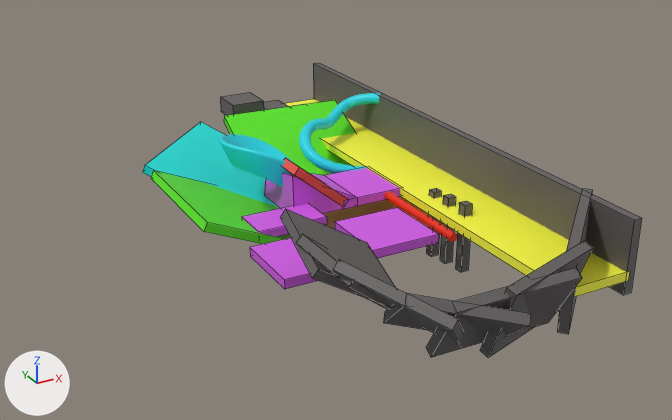
The Blender file assets/level0.blend: old version first, new version second.
Both versions are drawn from a 50 mm lens placed at (-102.0, -172.9, 82.7), pointed at (-13.0, -11.0, 1.8). Every picture has the same lights, and +X, +Y and +Z are marked at lower left. Mesh edges are drawn as thin lines on the coarser meshes.
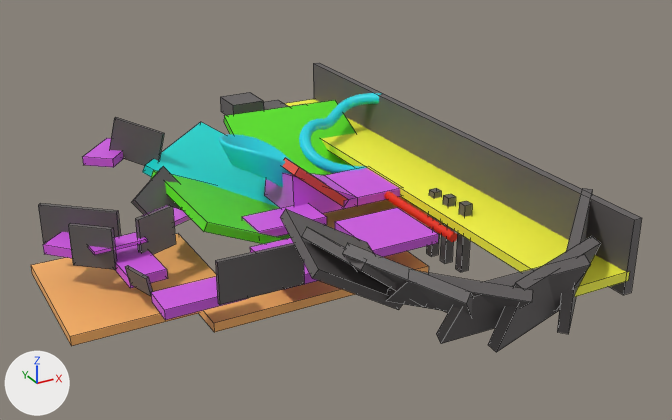
The change, as a list of edits to the scene's bpy script:
```text
Change ob_cube_025:
    ob_cube_025.location: (-4.3, -66.5, 4.7) -> (-2.2, -66.0, 4.9)
Change ob_cube_026:
    ob_cube_026.location: (-11.7, -66.7, 4.0) -> (-8.7, -65.4, 5.1)
Change ob_cube_031:
    ob_cube_031.location: (-20.0, -64.3, 4.1) -> (-18.4, -62.4, 6.9)
Change ob_cube_032:
    ob_cube_032.location: (-26.8, -59.0, 5.8) -> (-24.3, -58.3, 8.6)
    ob_cube_032.rotation_euler: (-0.339, -0.68, -2.335) -> (-0.261, -0.68, -2.335)  # degrees (-19, -39, -134) -> degrees (-15, -39, -134)
Change ob_cube_033:
    ob_cube_033.location: (-29.6, -49.5, 7.2) -> (-28.2, -49.5, 9.0)
    ob_cube_033.rotation_euler: (-0.125, -0.681, -2.951) -> (-0.0172, -0.681, -2.951)  # degrees (-7.2, -39, -169) -> degrees (-1, -39, -169)
Add ob_cube_040:
    ob_cube_040 = bpy.data.objects.new('Cube.040', me_cube_033)  # a box spanning x -1.0..1.0, y -1.0..1.0, z -1.0..1.0; in mat_material_042 (orange #ffb567)
    ob_cube_040.location = (-25.4, -24.2, -7.2)
    ob_cube_040.scale = (24.0, 5.78, 1.0)
Add ob_cube_039:
    ob_cube_039 = bpy.data.objects.new('Cube.039', me_cube_032)  # a box spanning x -1.0..1.0, y -1.0..1.0, z -1.0..1.0; in mat_material_041 (orange #ffb567)
    ob_cube_039.location = (-57.8, -5.7, -7.2)
    ob_cube_039.scale = (16.3, 16.3, 1.0)
Add ob_cube_038:
    ob_cube_038 = bpy.data.objects.new('Cube.038', me_cube_031)  # a box spanning x -1.0..1.0, y -1.0..1.0, z -1.0..1.0; in mat_material_040 (purple #d45ae7)
    ob_cube_038.location = (-49.0, 33.9, 6.9)
    ob_cube_038.rotation_euler = (0.0, 0.0, -2.275)  # degrees (0, 0, -130)
    ob_cube_038.scale = (6.68, 3.69, 1.0)
Add ob_cube_037:
    ob_cube_037 = bpy.data.objects.new('Cube.037', me_cube_030)  # a box spanning x -1.0..1.0, y -1.0..1.0, z -1.0..1.0; in mat_material_039 (dark grey #635e5e)
    ob_cube_037.location = (-44.0, 28.8, 9.9)
    ob_cube_037.rotation_euler = (-1.571, -1.317, -0.723)  # degrees (-90, -75, -41)
    ob_cube_037.scale = (4.58, 6.03, 0.472)
Add ob_cube_036:
    ob_cube_036 = bpy.data.objects.new('Cube.036', me_cube_029)  # a box spanning x -1.0..1.0, y -1.0..1.0, z -1.0..1.0; in mat_material_038 (dark grey #635e5e)
    ob_cube_036.location = (-45.6, 6.9, 4.4)
    ob_cube_036.rotation_euler = (-0.119, -2.293, -0.626)  # degrees (-6.8, -131, -36)
    ob_cube_036.scale = (4.52, 8.19, 0.436)
Add ob_cube_035:
    ob_cube_035 = bpy.data.objects.new('Cube.035', me_cube_028)  # a box spanning x -1.0..1.0, y -1.0..1.0, z -1.0..1.0; in mat_material_037 (purple #d45ae7)
    ob_cube_035.location = (-47.8, -1.9, 4.0)
    ob_cube_035.rotation_euler = (0.0, 0.0, -2.724)  # degrees (0, 0, -156)
    ob_cube_035.scale = (3.61, 3.69, 0.497)
Add ob_cube_030:
    ob_cube_030 = bpy.data.objects.new('Cube.030', me_cube_027)  # a box spanning x -1.0..1.0, y -1.0..1.0, z -1.0..1.0; in mat_material_036 (dark grey #635e5e)
    ob_cube_030.location = (-52.1, -7.8, 4.0)
    ob_cube_030.rotation_euler = (-1.187, -1.571, 0.0)  # degrees (-68, -90, 0)
    ob_cube_030.scale = (4.25, 4.43, 0.472)
Add ob_cube_029:
    ob_cube_029 = bpy.data.objects.new('Cube.029', me_cube_026)  # a box spanning x -1.0..1.0, y -1.0..1.0, z -1.0..1.0; in mat_material_035 (purple #d45ae7)
    ob_cube_029.location = (-60.4, -9.1, 4.0)
    ob_cube_029.rotation_euler = (0.0, 0.0, -1.509)  # degrees (0, 0, -86)
    ob_cube_029.scale = (2.11, 5.34, 0.301)
Add ob_cube_028:
    ob_cube_028 = bpy.data.objects.new('Cube.028', me_cube_025)  # a box spanning x -1.0..1.0, y -1.0..1.0, z -1.0..1.0; in mat_material_034 (dark grey #635e5e)
    ob_cube_028.location = (-65.0, -8.4, 4.0)
    ob_cube_028.rotation_euler = (-2.294, -1.571, 0.0)  # degrees (-131, -90, 0)
    ob_cube_028.scale = (4.25, 4.43, 0.472)
Add ob_cube_027:
    ob_cube_027 = bpy.data.objects.new('Cube.027', me_cube_024)  # a box spanning x -1.0..1.0, y -1.0..1.0, z -1.0..1.0; in mat_material_033 (purple #d45ae7)
    ob_cube_027.location = (-67.6, -0.5, 1.8)
    ob_cube_027.rotation_euler = (0.0, 0.0, -2.388)  # degrees (0, 0, -137)
    ob_cube_027.scale = (3.61, 3.69, 1.0)
Add ob_cube_016:
    ob_cube_016 = bpy.data.objects.new('Cube.016', me_cube_023)  # a box spanning x -1.0..1.0, y -1.0..1.0, z -1.0..1.0; in mat_material_032 (dark grey #635e5e)
    ob_cube_016.location = (-64.8, 1.8, 4.0)
    ob_cube_016.rotation_euler = (-2.294, -1.571, 0.0)  # degrees (-131, -90, 0)
    ob_cube_016.scale = (4.25, 8.44, 0.472)
Add ob_cube_015:
    ob_cube_015 = bpy.data.objects.new('Cube.015', me_cube_022)  # a box spanning x -1.0..1.0, y -1.0..1.0, z -1.0..1.0; in mat_material_031 (purple #d45ae7)
    ob_cube_015.location = (-58.0, -11.1, 0.1)
    ob_cube_015.rotation_euler = (0.0, 0.0, -1.531)  # degrees (0, 0, -88)
    ob_cube_015.scale = (7.88, 3.69, 1.0)
Add ob_cube_011:
    ob_cube_011 = bpy.data.objects.new('Cube.011', me_cube_021)  # a box spanning x -1.0..1.0, y -1.0..1.0, z -1.0..1.0; in mat_material_030 (dark grey #635e5e)
    ob_cube_011.location = (-60.6, -22.8, 2.2)
    ob_cube_011.rotation_euler = (0.0, -1.757, 0.287)  # degrees (0, -101, 16)
    ob_cube_011.scale = (1.98, 3.32, 0.301)
Add ob_cube_010:
    ob_cube_010 = bpy.data.objects.new('Cube.010', me_cube_020)  # a box spanning x -1.0..1.0, y -1.0..1.0, z -1.0..1.0; in mat_material_029 (dark grey #635e5e)
    ob_cube_010.location = (-41.1, -33.9, 4.0)
    ob_cube_010.rotation_euler = (-1.589, -1.571, 0.0)  # degrees (-91, -90, 0)
    ob_cube_010.scale = (4.25, 8.44, 0.472)
Add ob_cube_009:
    ob_cube_009 = bpy.data.objects.new('Cube.009', me_cube_019)  # a box spanning x -1.0..1.0, y -1.0..1.0, z -1.0..1.0; in mat_material_028 (purple #d45ae7)
    ob_cube_009.location = (-51.7, -29.8, 0.1)
    ob_cube_009.scale = (7.88, 3.69, 1.0)
```

Location of each change, (x1, y1, x2, y2) in pixels of the pictures (672 x 420 px):
'Cube.039', added (orange): after (31, 234, 216, 346)
'Cube.026', moved: before (426, 268, 582, 357); after (436, 255, 591, 344)
'Cube.032', moved, turned: before (333, 259, 463, 346); after (342, 243, 473, 316)
'Cube.031', moved: before (383, 293, 531, 336); after (386, 271, 532, 312)
'Cube.025', moved: before (480, 241, 593, 358); after (488, 236, 600, 352)
'Cube.010', added: after (215, 243, 304, 305)
'Cube.040', added: after (198, 251, 429, 332)
'Cube.009', added (purple): after (151, 277, 248, 320)
'Cube.033', moved, turned: before (296, 234, 391, 309); after (301, 227, 425, 307)
'Cube.016', added: after (38, 203, 121, 243)
'Cube.037', added: after (109, 117, 164, 166)
'Cube.028', added: after (68, 224, 117, 270)
'Cube.030', added: after (135, 205, 176, 254)
'Cube.015', added (purple): after (115, 245, 168, 288)
'Cube.036', added: after (132, 166, 181, 215)
'Cube.038', added (purple): after (83, 138, 123, 167)
'Cube.027', added: after (43, 232, 72, 258)
'Cube.029', added (purple): after (89, 232, 148, 255)
'Cube.011', added: after (125, 265, 153, 296)
'Cube.035', added: after (143, 205, 191, 226)
'Cube.019', unchanged, covered by the edit: (250, 238, 319, 289) in both
